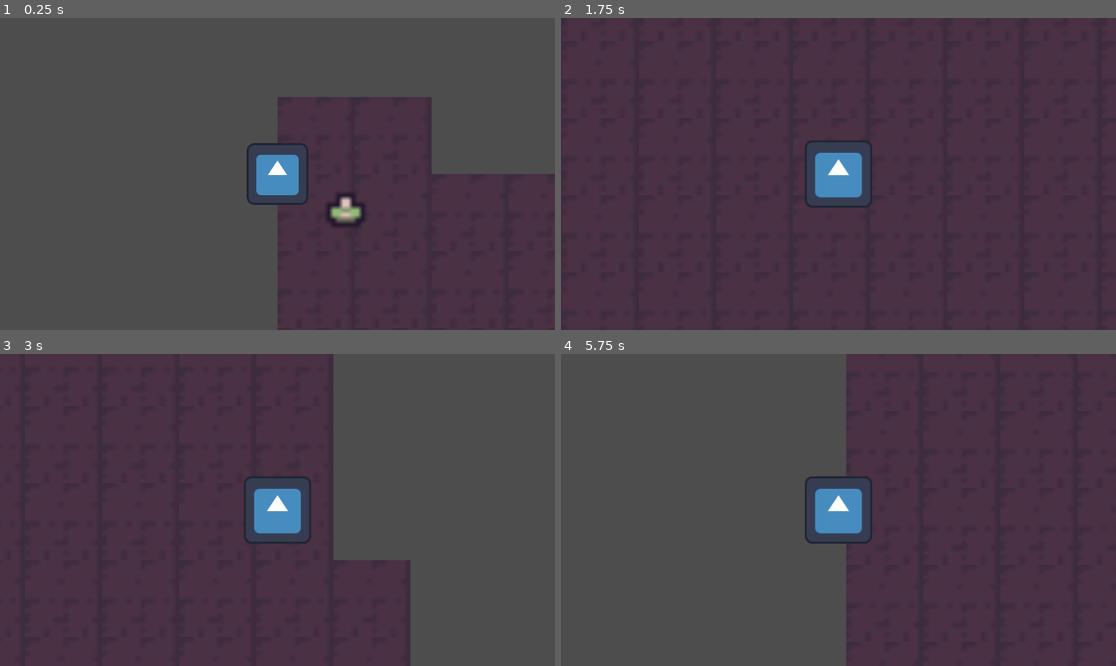
Above: before the commit, frames 1-4 (two rows, left to right).
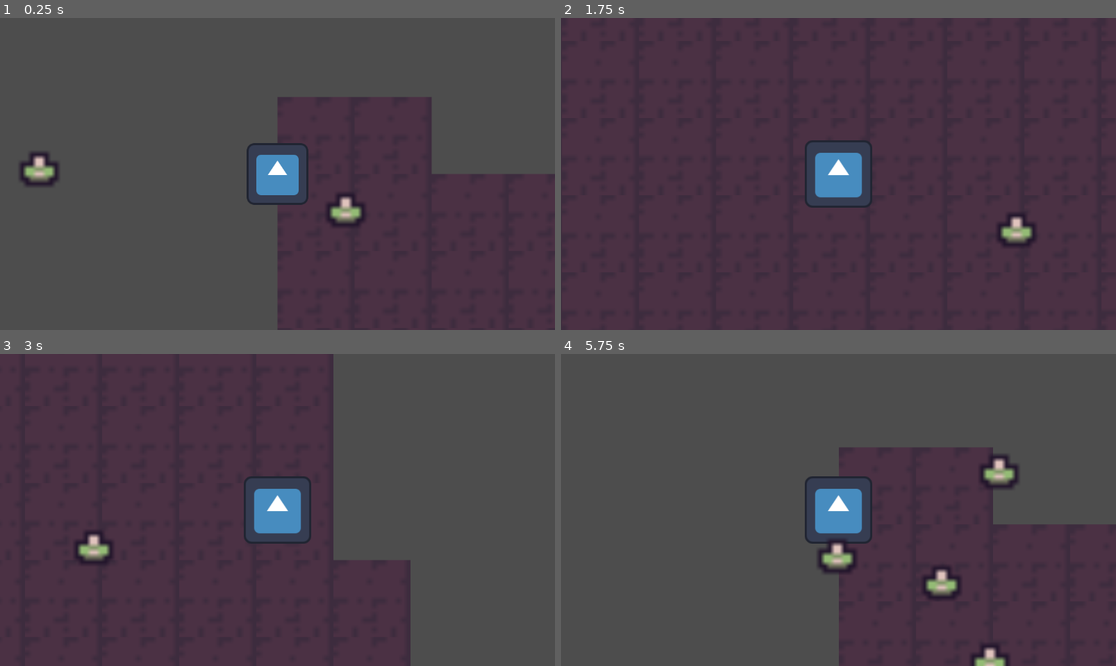
Above: after the commit, the same moments.

Repository: RasmusKuusmaa/Man-Eater
Game: Godot game, scene res://scenes/main.tscn
The game is run twice, just before and just after one commit, with the same random seed, the same clock (stepped at 60 frames per second) and the same inputs. The engine's default icon, where the game draws it, is replaced by a stand-in: a white triangle on a blue panel in a dark square.
Inputs:
- Up to frame 1 (0.25 s): no input
- Up to frame 2 (1.75 s): hold Right (ui_right) 0.53-1.28 s; hold Down (ui_down) from 1.28 s (still down)
- Up to frame 3 (3 s): release Down (ui_down) at 2.03 s; hold Right (ui_right) 2.03-2.78 s; hold Up (ui_up) from 2.78 s (still down)
- Up to frame 4 (5.75 s): release Up (ui_up) at 3.53 s; hold Left (ui_left) 3.53-5.03 s; hold Down (ui_down) from 5.03 s (still down)

The runs differ from the first frame. In frame 1, 0.5% of the frame differs, in the area x 3-11%, y 42-54%; in frame 2, 0.5%; in frame 3, 0.5%; in frame 4, 22%, in the area x 46-100%, y 0-100%.

Commit message:
spawn enemies

Diff:
--- a/scenes/enemy.tscn
+++ b/scenes/enemy.tscn
@@ -7,6 +7,7 @@
 radius = 4.0
 
 [node name="Enemy" type="CharacterBody2D" unique_id=877348329]
+scale = Vector2(10, 10)
 script = ExtResource("1_md0e3")
 
 [node name="CollisionShape2D" type="CollisionShape2D" parent="." unique_id=1562319796]
--- a/scenes/main.tscn
+++ b/scenes/main.tscn
@@ -3,6 +3,7 @@
 [ext_resource type="Texture2D" uid="uid://cy1fuxebjhj1i" path="res://assets/microFantasy.v0.1/tilesets/topdown.png" id="1_o5qli"]
 [ext_resource type="PackedScene" uid="uid://cuw0iy84gimvk" path="res://scenes/player.tscn" id="2_0wfyh"]
 [ext_resource type="PackedScene" uid="uid://hvqawgv7f8jx" path="res://scenes/enemy.tscn" id="3_sugp2"]
+[ext_resource type="Script" uid="uid://inr3nq37oeft" path="res://script/enemy_spawner.gd" id="4_jyhfs"]
 
 [sub_resource type="TileSetAtlasSource" id="TileSetAtlasSource_0wfyh"]
 texture = ExtResource("1_o5qli")
@@ -36,3 +37,7 @@
 [node name="Enemy" parent="." unique_id=877348329 groups=["enemy"] instance=ExtResource("3_sugp2")]
 position = Vector2(186, 46)
 scale = Vector2(10, 10)
+
+[node name="EnemySpawner" type="Node2D" parent="." unique_id=1837774683]
+script = ExtResource("4_jyhfs")
+enemy_scene = ExtResource("3_sugp2")
--- /dev/null
+++ b/script/enemy_spawner.gd
@@ -0,0 +1,28 @@
+extends Node2D
+
+@export var enemy_scene: PackedScene
+@export var spawn_interval: float = 0.5
+@export var spawn_radius: float = 500
+
+var player: Node2D
+
+func _ready():
+	player = get_tree().get_first_node_in_group("player")
+	start_spawning()
+
+func start_spawning():
+	spawn_enemy()
+	get_tree().create_timer(spawn_interval).timeout.connect(start_spawning)
+
+func spawn_enemy():
+	if player == null:
+		return
+
+	var enemy = enemy_scene.instantiate()
+
+	var angle = randf() * TAU
+	var offset = Vector2(cos(angle), sin(angle)) * spawn_radius
+
+	enemy.global_position = player.global_position + offset
+
+	get_parent().add_child.call_deferred(enemy)
Not shown, added: script/enemy_spawner.gd.uid
